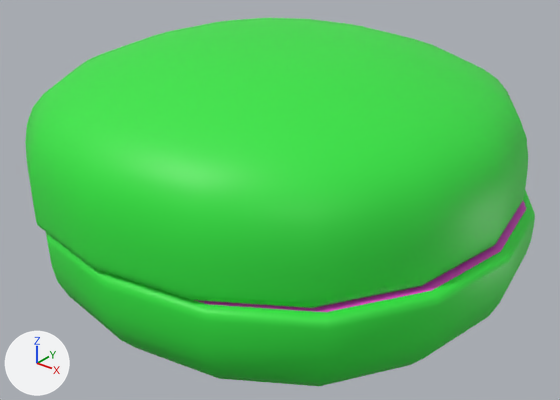
A saved change to the FBX model GameJam - Project/Assets/Models/Fbx/BurgerBun.fbx.
The view is the same before and after, from a camera (50 mm lens) standing at (0.407, -0.519, 1.756) and looking at (-0.002, -0.008, 1.439). Lighting does not change. The marker at lower left points along +X, +Y and +Z. Where no turn or scale is listed for an object, it has been applied to the vertices.
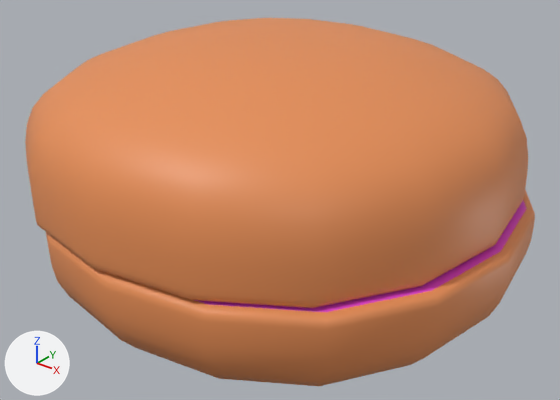
Where the newer file only moved an object's origin or applied its transform, the numbers keep the older frame.

Changed parts and their boxes [x1, y1, x2, y2] in the pictures (560 x 400 px):
```json
{"object": "Cube.016", "change": "recoloured", "before": [25, 18, 535, 386], "after": [25, 18, 535, 386], "on screen": "green to orange"}
```

Scene script edits in JSON lines:
```json
{"op": "set", "path": "mat_material.base_color", "old": "(0.0316, 0.8, 0.0541)", "new": "(0.8, 0.277, 0.0943)", "note": "green #32e742 -> orange #e79057"}
```
